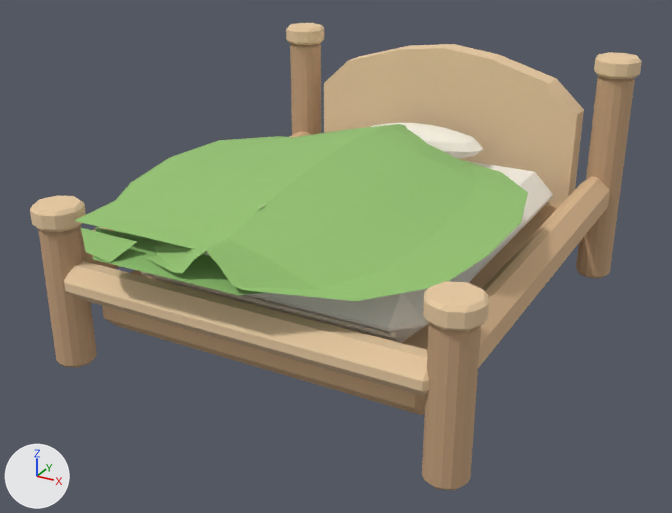
The glTF model assets/leaf_bed_final_clean_v1/model.glb: old version first, new version second.
The view is the same before and after, from a 50 mm camera at (1.44, -2.83, 1.6) aimed at (-0.01, -0.2, 0.29). The lights are fixed; the arrows at lower left show +X, +Y and +Z. The first picture is the older version. Where no turn or scale is listed for an object, it has been applied to the vertices.

The first picture shows 'back_right_short_post', 'clean_warm_cream_mattress', 'compact_rounded_wood_base', 'front_left_short_post', 'front_right_short_post', 'leaf_color_patch_front_left_white_speck', 'lower_rounded_honey_headboard', 'right_rounded_rail', 'rounded_leaf_front_blanket_lip', 'simple_rounded_cream_pillow', 'single_soft_puffy_leaf_blanket', 'soft_front_rail', 'subtle_leaf_droplet_front_left_cover' and 7 more.
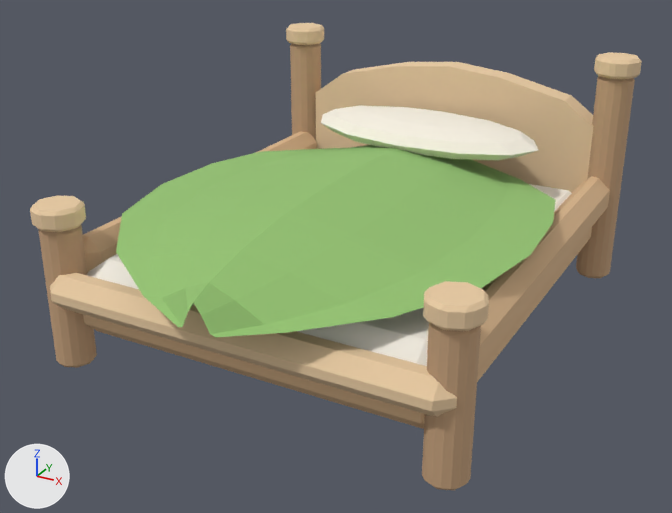
Boxes (x1, y1, x2, y2) around the edits, measured in the pictures (672 x 513 px):
'single_soft_puffy_leaf_blanket', moved, turned, rescaled: before (114, 124, 528, 301); after (116, 145, 556, 337)
'lower_rounded_honey_headboard', moved, rescaled: before (324, 44, 584, 206); after (316, 62, 593, 193)
'soft_front_rail', moved, rescaled (11% wider): before (64, 261, 429, 397); after (50, 273, 457, 417)
'compact_rounded_wood_base', moved, rescaled (mostly hidden): before (102, 204, 559, 415); after (83, 227, 592, 429)
'clean_warm_cream_mattress', moved, rescaled: before (151, 161, 553, 343); after (87, 184, 572, 366)
'simple_rounded_cream_pillow', moved, turned, rescaled: before (371, 122, 483, 158); after (321, 106, 538, 160)
'leaf_color_patch_front_left_white_speck', deleted (green): before (74, 200, 214, 249)
'rounded_leaf_front_blanket_lip', deleted (green): before (93, 227, 267, 295)
'subtle_leaf_droplet_front_left_cover', deleted (green): before (81, 228, 136, 263)
'left_rounded_rail', unchanged, uncovered by the edit: before (83, 131, 311, 269); after (83, 131, 317, 273)

The change, as a list of edits to the scene's bpy script:
```text
Change ob_compact_rounded_wood_base:
    ob_compact_rounded_wood_base.location: (0.0, 0.0, 0.0) -> (0.019, -0.075, 0.011)
    ob_compact_rounded_wood_base.scale: (1.0, 1.0, 1.0) -> (1.06, 1.0, 1.0)
Change ob_soft_front_rail:
    ob_soft_front_rail.location: (0.0, 0.0, 0.0) -> (0.011, -0.04, -0.025)
    ob_soft_front_rail.scale: (1.0, 1.0, 1.0) -> (1.06, 1.0, 1.0)
Change ob_clean_warm_cream_mattress:
    ob_clean_warm_cream_mattress.location: (0.0, 0.0, 0.0) -> (0.019, -0.037, -0.023)
    ob_clean_warm_cream_mattress.scale: (1.0, 1.0, 1.0) -> (1.25, 1.12, 0.905)
Change ob_simple_rounded_cream_pillow:
    ob_simple_rounded_cream_pillow.location: (0.0, 0.0, 0.0) -> (0.084, 1.48, 0.004)
    ob_simple_rounded_cream_pillow.rotation_euler: (0.0, 0.0, 0.0) -> (0.0, 0.0, 3.085)  # degrees (0, 0, 0) -> degrees (0, 0, 177)
    ob_simple_rounded_cream_pillow.scale: (1.0, 1.0, 1.0) -> (1.82, 2.06, 1.09)
Change ob_lower_rounded_honey_headboard:
    ob_lower_rounded_honey_headboard.location: (0.0, 0.0, 0.0) -> (0.015, 0.011, 0.024)
    ob_lower_rounded_honey_headboard.scale: (1.0, 1.0, 1.0) -> (1.11, 1.0, 0.886)
Change ob_single_soft_puffy_leaf_blanket:
    ob_single_soft_puffy_leaf_blanket.location: (0.0, 0.0, 0.0) -> (0.02, -0.596, -0.111)
    ob_single_soft_puffy_leaf_blanket.rotation_euler: (0.0, 0.0, 0.0) -> (-0.0613, 0.000934, -3.126)  # degrees (0, 0, 0) -> degrees (-3.5, 0.1, -179)
    ob_single_soft_puffy_leaf_blanket.scale: (1.0, 1.0, 1.0) -> (1.04, 1.27, 1.0)
Remove ob_rounded_leaf_front_blanket_lip:
    ob_rounded_leaf_front_blanket_lip = bpy.data.objects.new('rounded_leaf_front_blanket_lip', me_rounded_leaf_front_blanket_lip_mesh)
    ob_rounded_leaf_front_blanket_lip.location = (0.0, 0.0, 0.0)
Remove ob_leaf_color_patch_front_left_white_speck:
    ob_leaf_color_patch_front_left_white_speck = bpy.data.objects.new('leaf_color_patch_front_left_white_speck', me_leaf_color_patch_front_left_white_speck_mesh)
    ob_leaf_color_patch_front_left_white_speck.location = (0.0, 0.0, 0.0)
Remove ob_subtle_leaf_droplet_front_left_cover:
    ob_subtle_leaf_droplet_front_left_cover = bpy.data.objects.new('subtle_leaf_droplet_front_left_cover', me_subtle_leaf_droplet_front_left_cover_mesh)
    ob_subtle_leaf_droplet_front_left_cover.location = (0.0, 0.0, 0.0)
```
